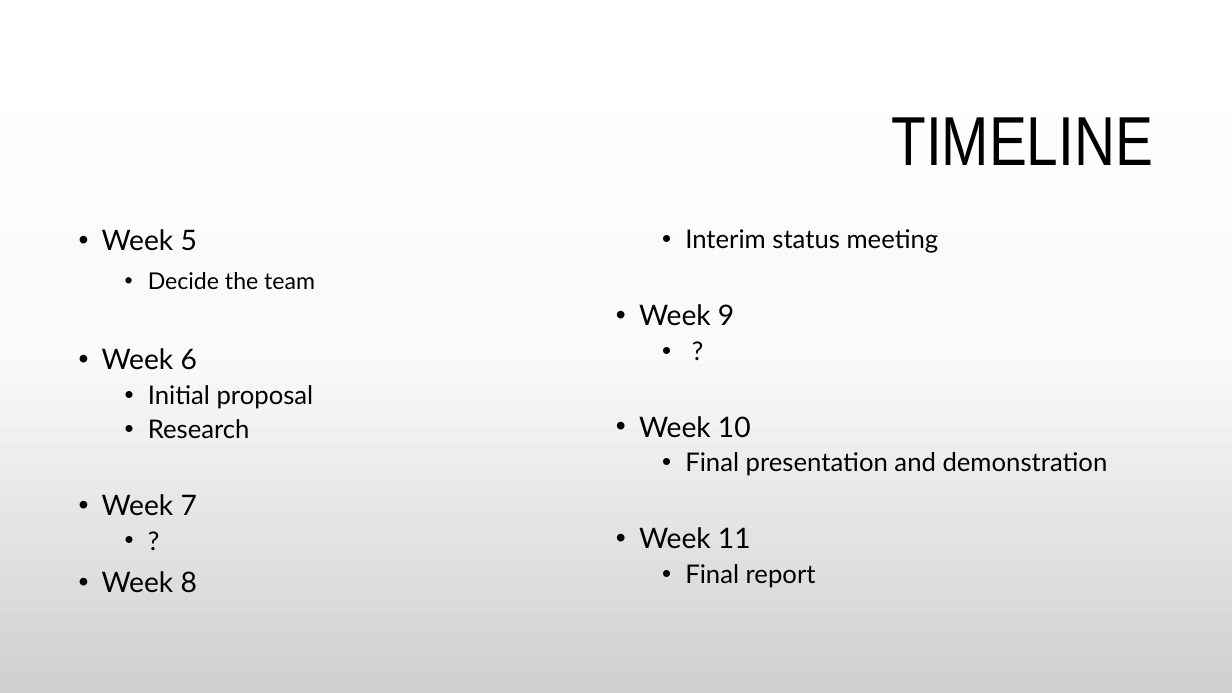
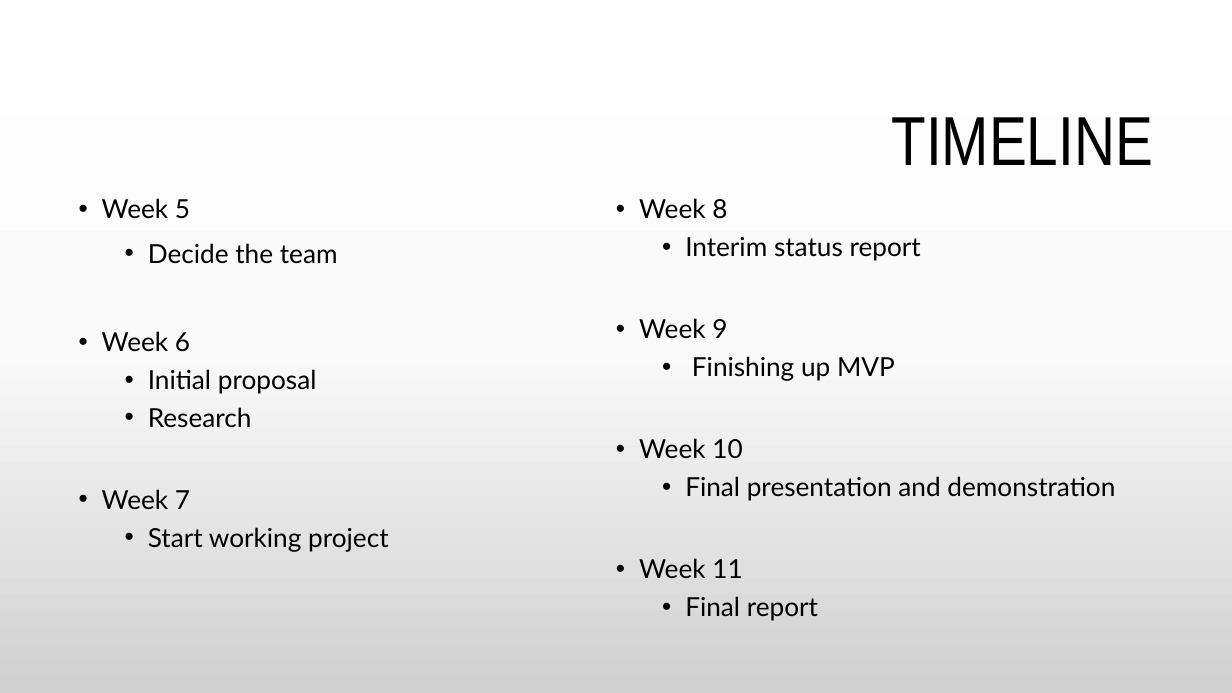
Before and after one commit to jemin6/CIS431_ImageDetector, a slide deck: slide 9 of Other_Files/Presentations/Final-Project.pptx. Drawn at 1232x693 pixels with LibreOffice and Linux fonts; fonts in the diff are those of the drawing; background and template pictures are left out. Boxes give left, top, right and bottom in pixels: in the first picture for what was removed or moved away, otherwise in the second. Text is boxed around its words. In the diff, an @@ line names an element or a change of style, - is before the commit and + after.

```diff
--- a/Other_Files/Presentations/Final-Project.pptx
+++ b/Other_Files/Presentations/Final-Project.pptx
@@ text "Week 5": place and size @@
-text "Week 5" at (102,229,1108,588)
+text "Week 5" at (102,198,1115,621)
@@ text at (102,198,1115,621): size 22 to 20.4 pt in "Week 5", "Week 6", "Week 7", "Week 8" and 3 more places; size 18 to 20.4 pt in "Decide the team"; size 20 to 20.4 pt in "Initial proposal", "Research", "Final presentation and demonstration", "Final report"; line spacing 0.9 to 1 @@
@@ text at (685,237,921,261): text changed; size 20 to 20.4 pt @@
-  • Interim status meeting
+  • Interim status report
@@ text at (692,356,895,381): text changed; size 20 to 20.4 pt @@
-  • ?
+  • Finishing up MVP
@@ text at (148,527,388,551): text changed; size 20 to 20.4 pt @@
-  • ?
+  • Start working project
```
Also in this commit, not shown: 2 other slides changed.
